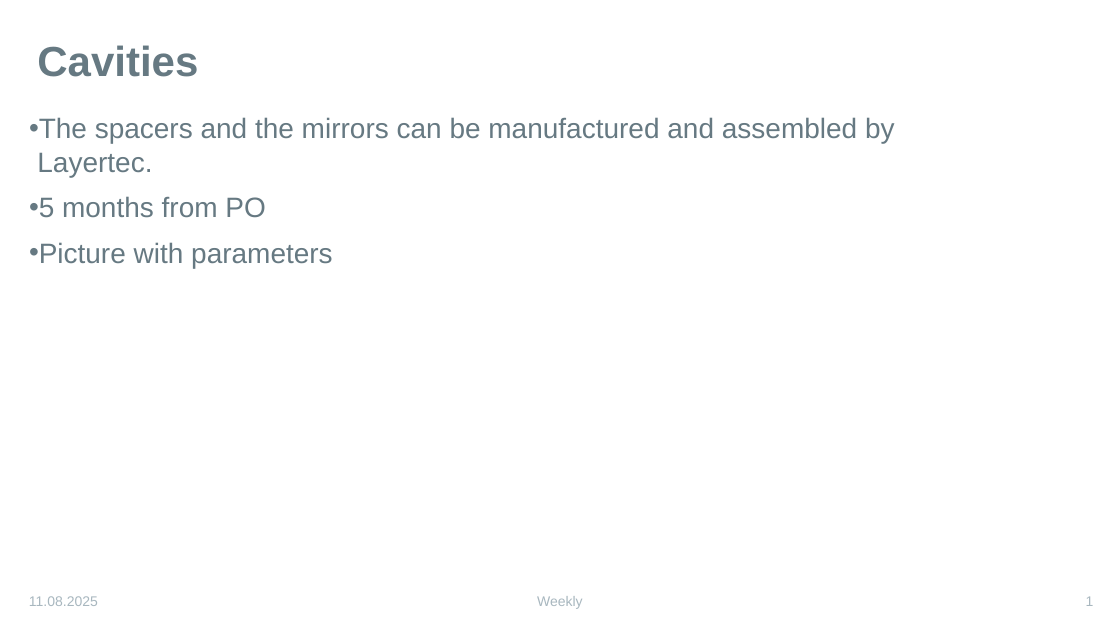
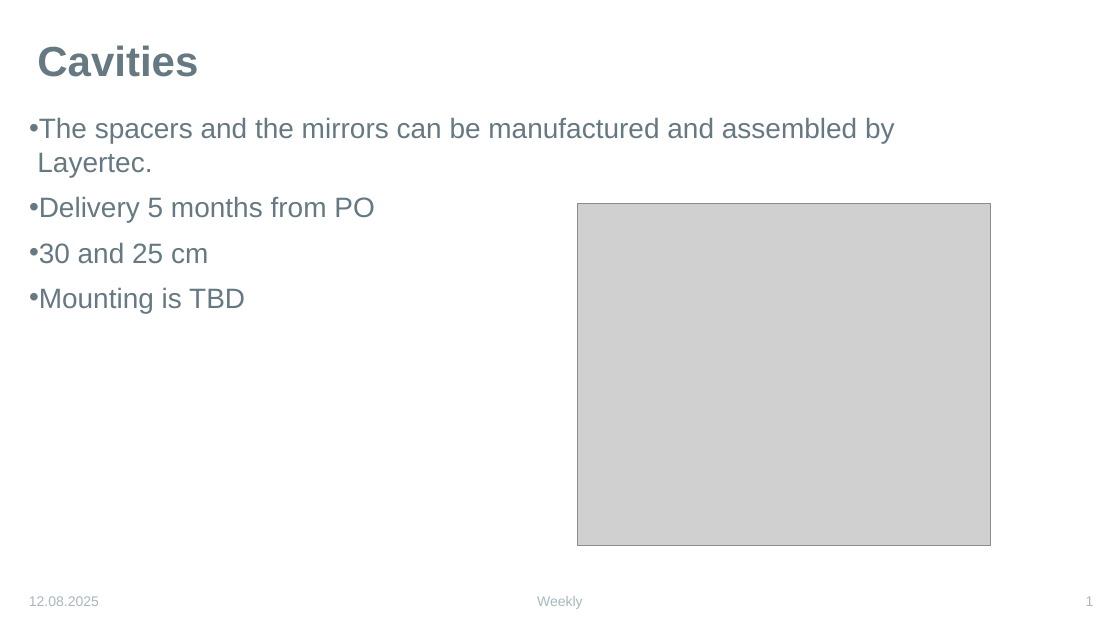
Before and after one commit to karinkruuse/Esitlused, a slide deck: slide 1 of summer updates.pptx. Drawn at 1120x630 pixels with LibreOffice and Linux fonts; fonts in the diff are those of the drawing; grey boxes stand for pictures. Boxes give left, top, right and bottom in pixels: in the first picture for what was removed or moved away, otherwise in the second. Text is boxed around its words. In the diff, an @@ line names an element or a change of style, - is before the commit and + after.

```diff
--- a/summer updates.pptx
+++ b/summer updates.pptx
@@ text at [29, 196, 374, 313]: text changed @@
-• 5 months from PO
-• Picture with parameters
+• Delivery 5 months from PO
+• 30 and 25 cm
+• Mounting is TBD
@@ picture added at [578, 203, 991, 545] @@
@@ text at [29, 596, 99, 606]: text changed @@
-11.08.2025
+12.08.2025
```
Also in this commit, not shown: 4 other slides changed, 5 slides added.
